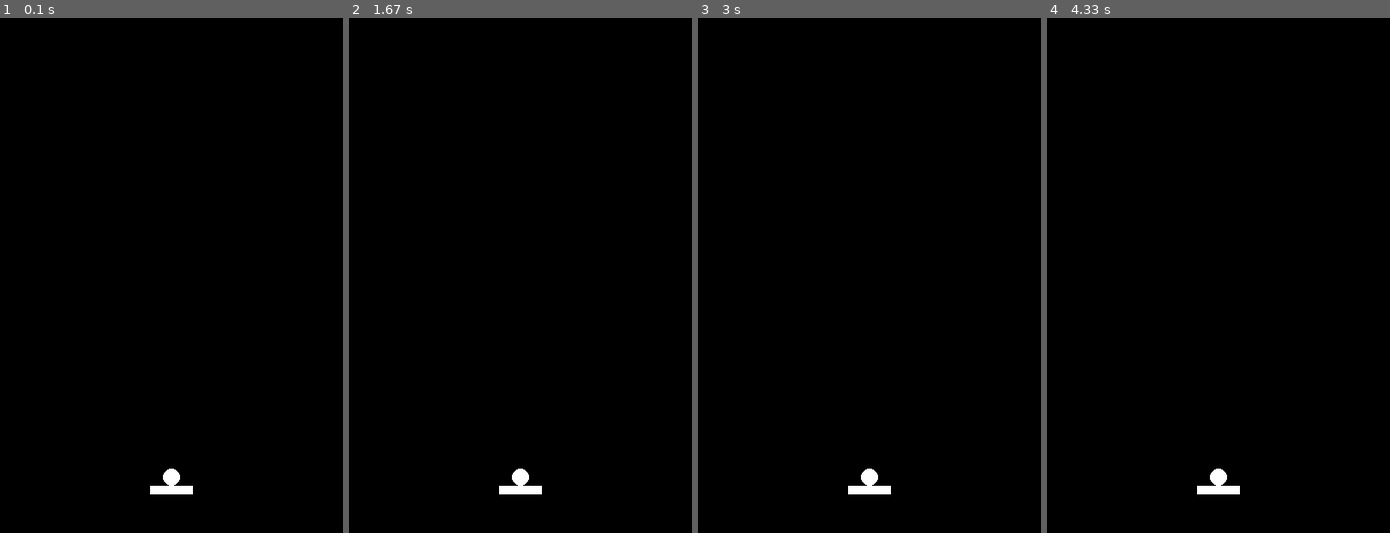
Above: before the commit, frames 1-4 (left to right).
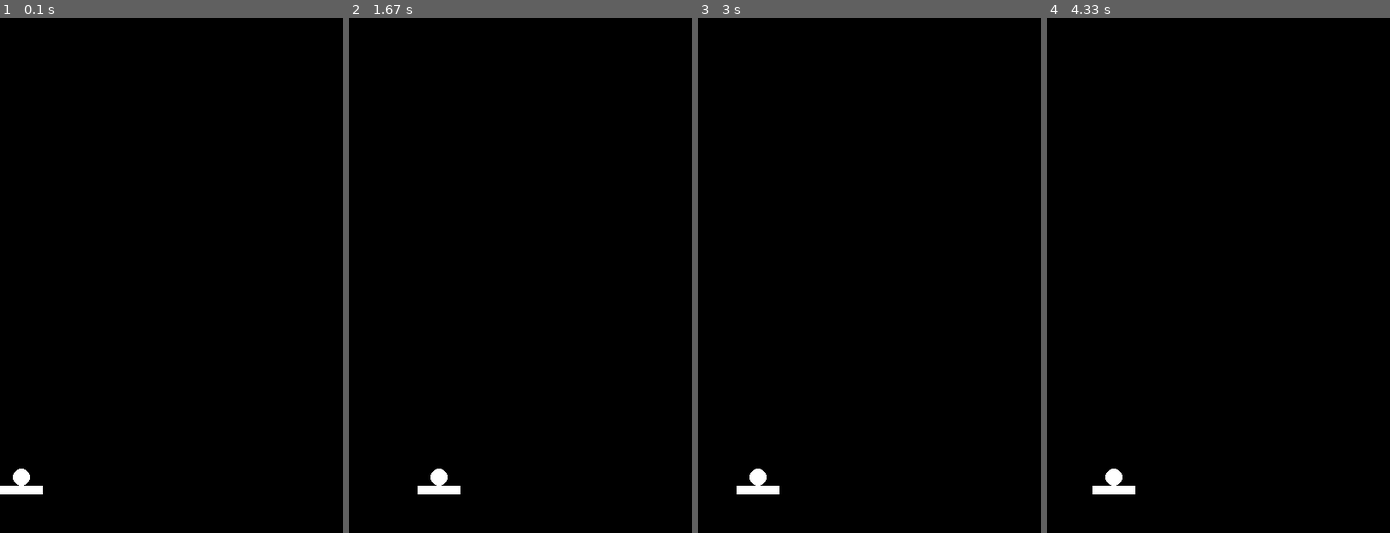
Above: after the commit, the same moments.

Repository: Vermee81/pygame-pingpong
Game: pygame game, started from main.py
Two runs of this game, one before a commit and one after it. Both use one fixed random seed, a clock stepped at 60 frames per second and the inputs below.
Inputs (mouse positions are in pixels of both pictures, inside the frame that each line leads up to):
- Up to frame 1 (0.1 s): no input
- Up to frame 2 (1.67 s): click (520, 275) at 0.38 s; click (554, 388) at 0.72 s; click (643, 455) at 1.05 s; click (438, 172) at 1.38 s
- Up to frame 3 (3 s): click (869, 337) at 1.72 s; click (821, 167) at 2.05 s; click (989, 409) at 2.38 s; click (759, 327) at 2.72 s
- Up to frame 4 (4.33 s): click (1119, 177) at 3.05 s; click (1136, 368) at 3.38 s; click (1341, 393) at 3.72 s; click (1115, 466) at 4.05 s

The runs differ from the first frame. In frame 1, 0.7% of the frame differs, in the area x 0-57%, y 87-93%; in frame 2, 0.7%; in frame 3, 0.7%; in frame 4, 0.7%.

Commit message:
マウスに合わせて棒を動かす

Diff:
--- a/main.py
+++ b/main.py
@@ -31,6 +31,12 @@
 
         screen.fill((0, 0, 0))
 
+        bar_rect.centerx = pygame.mouse.get_pos()[
+            0
+        ]  # get_posでx座標とy座標のtupleが返ってくるので、tupleの最初の要素をとる
+        bar_rect.clamp_ip(SCREEN)
+        ball_rect.centerx = bar_rect.centerx
+
         screen.blit(bar, bar_rect)
         screen.blit(ball, ball_rect)
 
